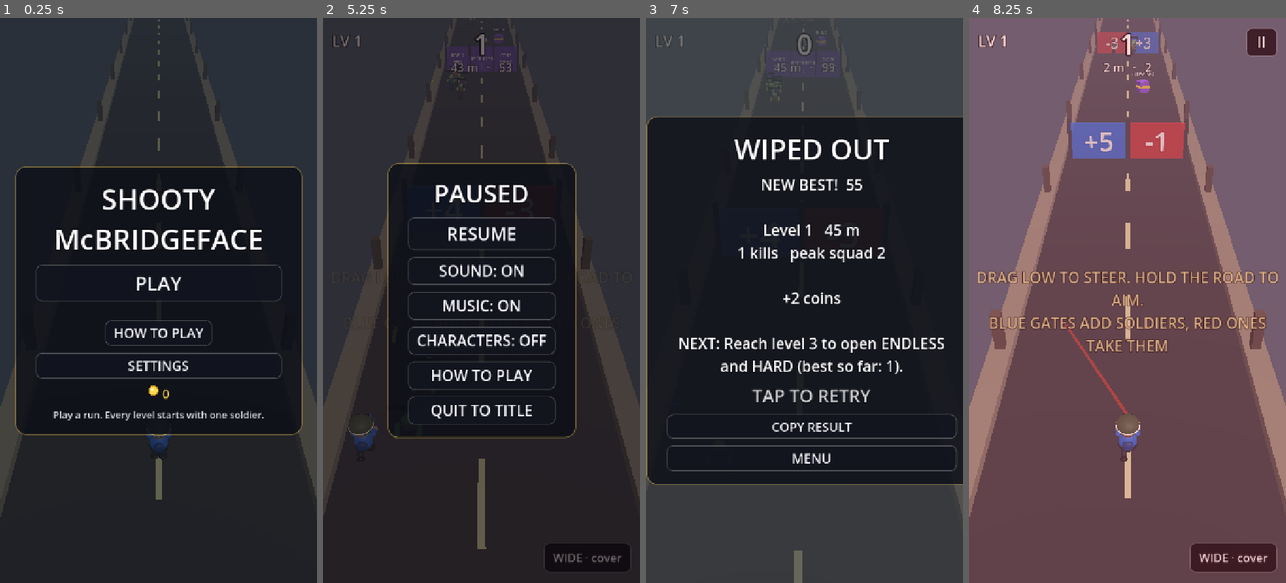
Above: before the commit, frames 1-4 (left to right).
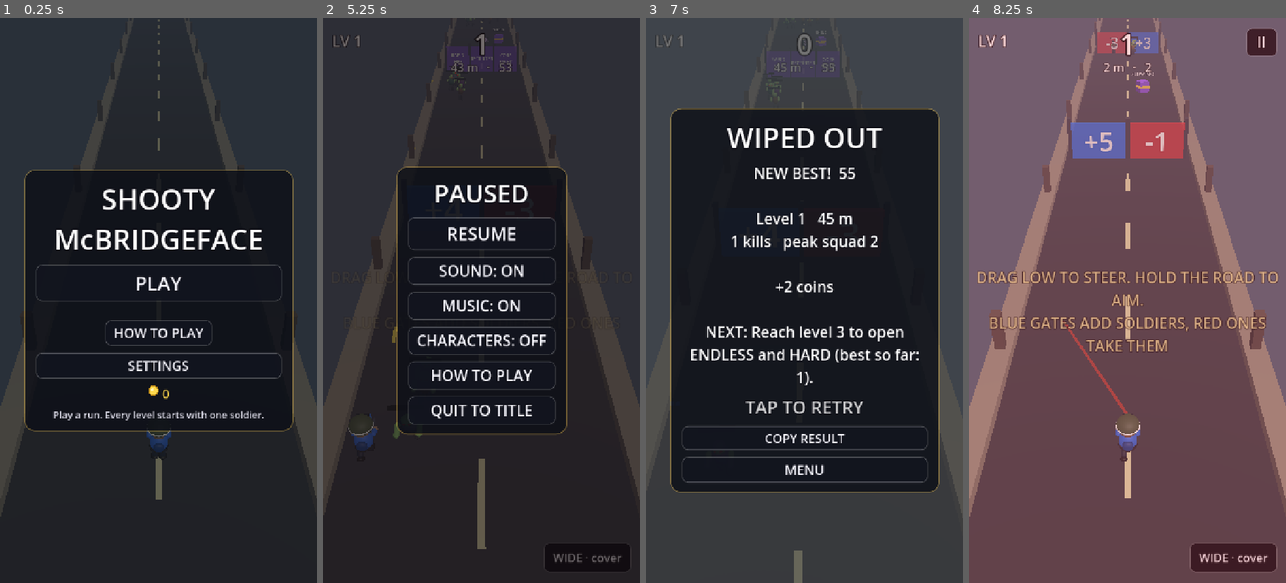
Above: after the commit, the same moments.

Repository: Reconnaishawnce/shootymcbridgeface
Game: Godot game, scene res://scenes/main.tscn
The game is run twice, just before and just after one commit, with the same random seed, the same clock (stepped at 60 frames per second) and the same inputs.
Inputs (mouse positions are in pixels of both pictures, inside the frame that each line leads up to):
- Up to frame 1 (0.25 s): no input
- Up to frame 2 (5.25 s): click "PLAY" at 0.5 s; click "NORMAL" at 1.25 s; tap Enter at 2, 2.1, 3.8 s; move the mouse to (465, 413) at 2.02 s; hold Up 2.03-2.75 s; click (465, 413) at 2.17 s; tap Space at 2.27, 2.57, 3.6 s; tap E at 2.3 s; drag from (576, 385) to (465, 413) at 2.77 s; move the mouse to (386, 215) at 3.52 s; hold Left 3.53-4.25 s; drag from (497, 300) to (386, 215) at 4.27 s; move the mouse to (433, 159) at 5.02 s; hold Down from 5.03 s (still down); tap P at 5.1 s
- Up to frame 3 (7 s): tap Space at 5.27, 5.3, 5.57 s; release Down at 5.75 s; click "WIDE · cover" at 5.75 s; click "RESUME" at 6.5 s
- Up to frame 4 (8.25 s): tap Enter at 7.25, 8 s; drag from (1197, 272) to (1079, 159) at 7.27 s; move the mouse to (1064, 328) at 8.02 s; hold Up from 8.03 s (still down); tap B at 8.1 s; click (1064, 328) at 8.17 s

The runs differ from the first frame. In frame 1, 3.9% of the frame differs, in the area x 4-96%, y 26-74%; in frame 2, 2.5%; in frame 3, 22%, in the area x 0-100%, y 16-84%; in frame 4, nothing differs.

Commit message:
Polish turn 6, part two: QA fixes
From a review of turns 1 to 5: a wipe fires once, on the way down, so a
second wind is never spent and lost in the same frame; shells in the
air after a wipe stop; older saves keep their title buttons; turret
rest positions; season stars count in records and an owned season item
pays stars; the wipe card fits and collapses long extras; the shop
scrolls; the locker tabs fit.

Co-Authored-By: Claude Fable 5.1 <noreply@anthropic.com>
Claude-Session: https://claude.ai/code/session_01EMozbYp1QNQ1T5aNXPKEgN

Diff:
--- a/scripts/game.gd
+++ b/scripts/game.gd
@@ -69,6 +69,7 @@
 var _help_from_pause := false
 ## Second wind: one comeback per run from the shop.
 var _second_wind_used := false
+var _second_wind_pending := false
 var _vehicles_formed := 0
 var weekly_results: Dictionary = {}
 ## While a finger is dragging the locker preview round, the idle turn waits.
@@ -152,6 +153,8 @@
 	weekly_results = Daily.prune_weeks(SaveData.load_weekly(), week_number)
 	wardrobe.from_dict(SaveData.load_wardrobe())
 	stats = SaveData.load_stats()
+	# Saves older than the lifetime stats still know how many runs they played.
+	stats.runs = maxi(int(stats.get("runs", 0)), SaveData.load_runs())
 	achievements_done = SaveData.load_achievements()
 	quest_state = SaveData.load_quests()
 	season_state = SaveData.load_season()
@@ -574,6 +577,7 @@
 		powerups.grant("bomb", 0.0)
 	hud.set_bombs(powerups.bombs)
 	_second_wind_used = false
+	_second_wind_pending = false
 	_vehicles_formed = 0
 	waves_cleared = 0
 	perfect_gates = 0
@@ -709,8 +713,15 @@
 					"stars":
 						stars_earned += int(rw.amount)
 					"item":
-						wardrobe.owned[str(rw.id)] = true
-						SaveData.save_wardrobe(wardrobe.to_dict())
+						if wardrobe.is_owned(str(rw.id)):
+							# Already in the locker: its price in stars instead.
+							rw.owned = true
+							stars_earned += maxi(1, Wardrobe.cost(str(rw.id)))
+						else:
+							wardrobe.owned[str(rw.id)] = true
+							SaveData.save_wardrobe(wardrobe.to_dict())
+	# Stars from the season count in the lifetime numbers too.
+	run_stats.stars_earned = stars_earned
 	if not smoke:
 		quest_state = qa.state
 		SaveData.save_quests(quest_state)
@@ -1306,14 +1317,18 @@
 func _on_wiped_out() -> void:
 	# Second wind: the shop's one comeback. Deferred either way, since the
 	# wipe can fire from inside the world's update loop.
+	if _second_wind_pending:
+		return
 	if state == State.RUNNING and run_meta.has_second_wind() and not _second_wind_used:
 		_second_wind_used = true
+		_second_wind_pending = true
 		call_deferred("_second_wind")
 		return
 	call_deferred("end_run")
 
 
 func _second_wind() -> void:
+	_second_wind_pending = false
 	if state != State.RUNNING:
 		return
 	if smoke:
--- a/scripts/hud.gd
+++ b/scripts/hud.gd
@@ -165,7 +165,13 @@
 	t.set_color("font_hover_color", "Button", Color(1.0, 1.0, 1.0))
 	t.set_color("font_pressed_color", "Button", ACCENT)
 	t.set_color("font_disabled_color", "Button", Color(0.6, 0.6, 0.66))
-	t.set_stylebox("panel", "PanelContainer", _flat(Color(0.05, 0.06, 0.09, 0.82), 24, Color(ACCENT, 0.35), 2))
+	var panel := _flat(Color(0.05, 0.06, 0.09, 0.82), 24, Color(ACCENT, 0.35), 2)
+	# The card's own margin container does the padding.
+	panel.content_margin_left = 0.0
+	panel.content_margin_right = 0.0
+	panel.content_margin_top = 0.0
+	panel.content_margin_bottom = 0.0
+	t.set_stylebox("panel", "PanelContainer", panel)
 	var grabber := _flat(Color(1, 1, 1, 0.35), 6, Color(0, 0, 0, 0), 0)
 	t.set_stylebox("grabber", "VScrollBar", grabber)
 	t.set_stylebox("scroll", "VScrollBar", _flat(Color(1, 1, 1, 0.06), 6, Color(0, 0, 0, 0), 0))
@@ -522,7 +528,12 @@
 	box.add_child(tabs)
 	for cat in Wardrobe.CATEGORIES:
 		var b := _button(Wardrobe.CATEGORY_TITLES[cat], 16)
-		b.custom_minimum_size = Vector2(98.0, 46.0)
+		b.custom_minimum_size = Vector2(0.0, 46.0)
+		for state in ["normal", "hover", "pressed", "disabled"]:
+			var sb: StyleBoxFlat = b.get_theme_stylebox(state).duplicate()
+			sb.content_margin_left = 8.0
+			sb.content_margin_right = 8.0
+			b.add_theme_stylebox_override(state, sb)
 		b.toggle_mode = true
 		b.pressed.connect(func() -> void: locker_tab.emit(cat))
 		tabs.add_child(b)
@@ -542,13 +553,9 @@
 
 
 func _build_shop(root: Control) -> void:
-	_shop_card = _card(root)
-	_shop_card.visible = false
+	_shop_card = _scroll_card(root, "SHOP", func() -> void: shop_closed.emit())
 	var box: VBoxContainer = _shop_card.get_meta("box")
-	box.add_theme_constant_override("separation", 4)
-	var head := _label(44, HORIZONTAL_ALIGNMENT_CENTER)
-	head.text = "SHOP"
-	box.add_child(head)
+	box.add_theme_constant_override("separation", 6)
 	_shop_coins = _label(30, HORIZONTAL_ALIGNMENT_CENTER)
 	_shop_coins.add_theme_color_override("font_color", COIN)
 	box.add_child(_shop_coins)
@@ -577,9 +584,6 @@
 		row.add_child(buy)
 		box.add_child(row)
 		_shop_rows[id] = {"name": name, "buy": buy, "desc": desc}
-	var back := _button("BACK", 34)
-	back.pressed.connect(func() -> void: shop_closed.emit())
-	box.add_child(back)
 
 
 func _build_daily(root: Control) -> void:
@@ -659,7 +663,7 @@
 	_over_title = _label(64, HORIZONTAL_ALIGNMENT_CENTER)
 	box.add_child(_over_title)
 	_over_lines = _label(34, HORIZONTAL_ALIGNMENT_CENTER)
-	_over_lines.custom_minimum_size.x = 660.0
+	_over_lines.custom_minimum_size.x = 560.0
 	_over_lines.autowrap_mode = TextServer.AUTOWRAP_WORD
 	box.add_child(_over_lines)
 	_over_prompt = _label(40, HORIZONTAL_ALIGNMENT_CENTER)
@@ -1085,17 +1089,33 @@
 		coins_line += "   +%d %s" % [stars_earned, "star" if stars_earned == 1 else "stars"]
 	if locker_nudge:
 		coins_line += "\nSomething new is waiting in the locker!"
+	# Extras: achievements, quests, season tiers. Few: list them. Many:
+	# one summary line each, so the card stays on the screen.
 	var unlocked: Array = r.get("achievements", [])
-	for i in range(mini(unlocked.size(), 3)):
-		var a := Achievements.find(str(unlocked[i]))
-		if not a.is_empty():
-			coins_line += "\nACHIEVEMENT: %s  +%d %s" % [a.title, int(a.stars), "star" if int(a.stars) == 1 else "stars"]
-	if unlocked.size() > 3:
-		coins_line += "\n+%d more achievements, see RECORDS" % (unlocked.size() - 3)
-	for q in r.get("quests_done", []):
-		coins_line += "\nQUEST DONE: %s  +%d pts" % [q.title, int(q.points)]
-	for rw in r.get("season_rewards", []):
-		coins_line += "\nSEASON TIER %d: %s" % [int(rw.tier), Season.reward_text(rw)]
+	var quests: Array = r.get("quests_done", [])
+	var rewards: Array = r.get("season_rewards", [])
+	var extras := unlocked.size() + quests.size() + rewards.size()
+	if extras <= 4:
+		for id in unlocked:
+			var a := Achievements.find(str(id))
+			if not a.is_empty():
+				coins_line += "\nACHIEVEMENT: %s  +%d %s" % [a.title, int(a.stars), "star" if int(a.stars) == 1 else "stars"]
+		for q in quests:
+			coins_line += "\nQUEST DONE: %s  +%d pts" % [q.title, int(q.points)]
+		for rw in rewards:
+			var text := Season.reward_text(rw)
+			if bool(rw.get("owned", false)):
+				text = "%s, owned: +%d stars" % [Wardrobe.title(str(rw.id)), maxi(1, Wardrobe.cost(str(rw.id)))]
+			coins_line += "\nSEASON TIER %d: %s" % [int(rw.tier), text]
+	else:
+		var bits := []
+		if unlocked.size() > 0:
+			bits.append("%d %s" % [unlocked.size(), "achievement" if unlocked.size() == 1 else "achievements"])
+		if quests.size() > 0:
+			bits.append("%d %s done" % [quests.size(), "quest" if quests.size() == 1 else "quests"])
+		if rewards.size() > 0:
+			bits.append("%d season %s" % [rewards.size(), "tier" if rewards.size() == 1 else "tiers"])
+		coins_line += "\n" + ", ".join(bits) + ": see RECORDS and QUESTS"
 	var goal := str(r.get("goal", ""))
 	if goal != "":
 		coins_line += "\n\nNEXT: " + goal
--- a/scripts/shell.gd
+++ b/scripts/shell.gd
@@ -29,7 +29,8 @@
 	position.z -= step
 	_travelled += step
 	position.y = 0.6 + sin(minf(_travelled / RANGE, 1.0) * PI) * 1.2
-	if world == null:
+	if world == null or world.frozen:
+		queue_free()
 		return
 	if world.shell_should_burst(self) or _travelled >= RANGE:
 		# The tank may have been wrecked while the shell was in the air.
--- a/scripts/squad.gd
+++ b/scripts/squad.gd
@@ -343,10 +343,12 @@
 
 
 func set_count(n: int) -> void:
+	var was := count
 	count = maxi(0, n)
 	_sync_visuals()
 	count_changed.emit(count)
-	if count == 0:
+	# Only on the way down to zero: two bites in one frame are one wipe.
+	if count == 0 and was > 0:
 		wiped_out.emit()
 
 
--- a/scripts/vehicle.gd
+++ b/scripts/vehicle.gd
@@ -31,6 +31,7 @@
 var _beam: MeshInstance3D
 var _stripes: Array[Node3D] = []
 var _recoil := 0.0
+var _turret_rest_z := 0.1
 const STRIPE := Color(1.0, 0.85, 0.3)
 
 
@@ -48,6 +49,7 @@
 			_build_mech()
 		_:
 			_build_jeep()
+	_turret_rest_z = _turret.position.z
 	_bar = Mats.box(Vector3(1.0, 0.08, 0.08), BAR_FG, true)
 	_bar.position.y = {"tank": 1.9, "heli": 1.6, "mech": 3.2}.get(id, 1.5)
 	add_child(_bar)
@@ -306,4 +308,4 @@
 		position.y = absf(sin(t * 7.0)) * 0.02
 	if _recoil > 0.0:
 		_recoil = maxf(0.0, _recoil - delta * 8.0)
-		_turret.position.z = (0.1 if id != "tank" else 0.1) + _recoil * (0.25 if id == "tank" else 0.08)
+		_turret.position.z = _turret_rest_z + _recoil * (0.25 if id == "tank" else 0.08)
--- a/scripts/world.gd
+++ b/scripts/world.gd
@@ -1226,6 +1226,8 @@
 ## A burst of [param damage] on everything within [param radius] of
 ## [param at]: zombies, the boss (at half), gate panels untouched.
 func explode_at(at: Vector3, radius: float, damage: float, source: Node = null) -> int:
+	if frozen:
+		return 0
 	var kills := 0
 	for z in zombies.duplicate():
 		if z.latched or z.position.distance_to(at) > radius + z.radius * 0.5:
Not shown, changed: CHANGELOG.md
